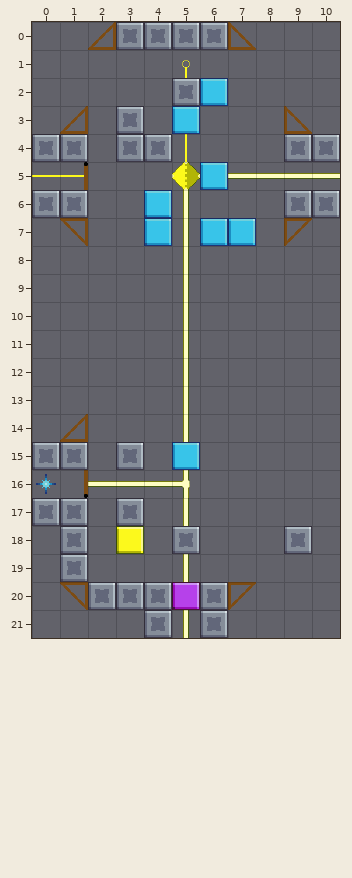
Two states of a Tiled map (JSON), Assets/Level_Editor/TileMap/Broon_1.tmj. The picture above is the old version.
Cells are 32x32 px. Shown: x 0..10, y 0..21.
The result:
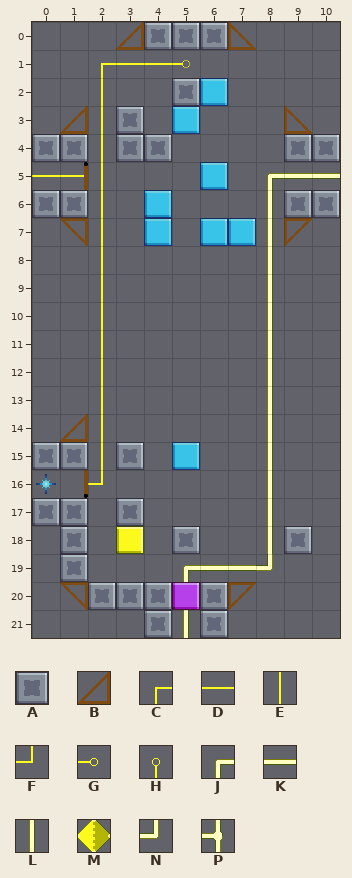
Key: from "tileSet": A 33 "wall", B 106 "bridge", C 157 "cable_wire", D 158 "cable_wire", E 167 "cable_wire", F 179 "cable_wire", G 188 "cable_source", H 189 "cable_source", J 210 "cable_wire", K 211 "cable_wire", L 220 "cable_wire", M 221 "cable_link", N 232 "cable_wire", P 243 "cable_wire".
_ is an empty cell.
From old to new:
{"where": "layer \"Overlap\""}
{"y":1,"x":2,"old":"___H","new":"CDDG"}
{"y":2,"x":2,"old":"_","new":"E"}
{"y":3,"x":2,"old":"_","new":"E"}
{"y":4,"x":2,"old":"_","new":"E"}
{"y":4,"x":5,"old":"E","new":"_"}
{"y":5,"x":2,"old":"_","new":"E"}
{"y":5,"x":5,"old":"M","new":"_"}
{"y":5,"x":7,"old":"KK","new":"_J"}
{"y":6,"x":2,"old":"_","new":"E"}
{"y":6,"x":5,"old":"L","new":"_"}
{"y":6,"x":8,"old":"_","new":"L"}
{"y":7,"x":2,"old":"_","new":"E"}
{"y":7,"x":5,"old":"L","new":"_"}
{"y":7,"x":8,"old":"_","new":"L"}
{"y":8,"x":2,"old":"_","new":"E"}
{"y":8,"x":5,"old":"L","new":"_"}
{"y":8,"x":8,"old":"_","new":"L"}
{"y":9,"x":2,"old":"_","new":"E"}
{"y":9,"x":5,"old":"L","new":"_"}
{"y":9,"x":8,"old":"_","new":"L"}
{"y":10,"x":2,"old":"_","new":"E"}
{"y":10,"x":5,"old":"L","new":"_"}
{"y":10,"x":8,"old":"_","new":"L"}
{"y":11,"x":2,"old":"_","new":"E"}
{"y":11,"x":5,"old":"L","new":"_"}
{"y":11,"x":8,"old":"_","new":"L"}
{"y":12,"x":2,"old":"_","new":"E"}
{"y":12,"x":5,"old":"L","new":"_"}
{"y":12,"x":8,"old":"_","new":"L"}
{"y":13,"x":2,"old":"_","new":"E"}
{"y":13,"x":5,"old":"L","new":"_"}
{"y":13,"x":8,"old":"_","new":"L"}
{"y":14,"x":2,"old":"_","new":"E"}
{"y":14,"x":5,"old":"L","new":"_"}
{"y":14,"x":8,"old":"_","new":"L"}
{"y":15,"x":2,"old":"_","new":"E"}
{"y":15,"x":8,"old":"_","new":"L"}
{"y":16,"x":2,"old":"KKKP","new":"F___"}
{"y":16,"x":8,"old":"_","new":"L"}
{"y":17,"x":5,"old":"L","new":"_"}
{"y":17,"x":8,"old":"_","new":"L"}
{"y":18,"x":8,"old":"_","new":"L"}
{"y":19,"x":5,"old":"L___","new":"JKKN"}
{"where": "layer \"Blocks\""}
{"y":0,"x":2,"old":"BA","new":"_B"}
{"label":"changed","picture_box":[88,22,273,571]}
